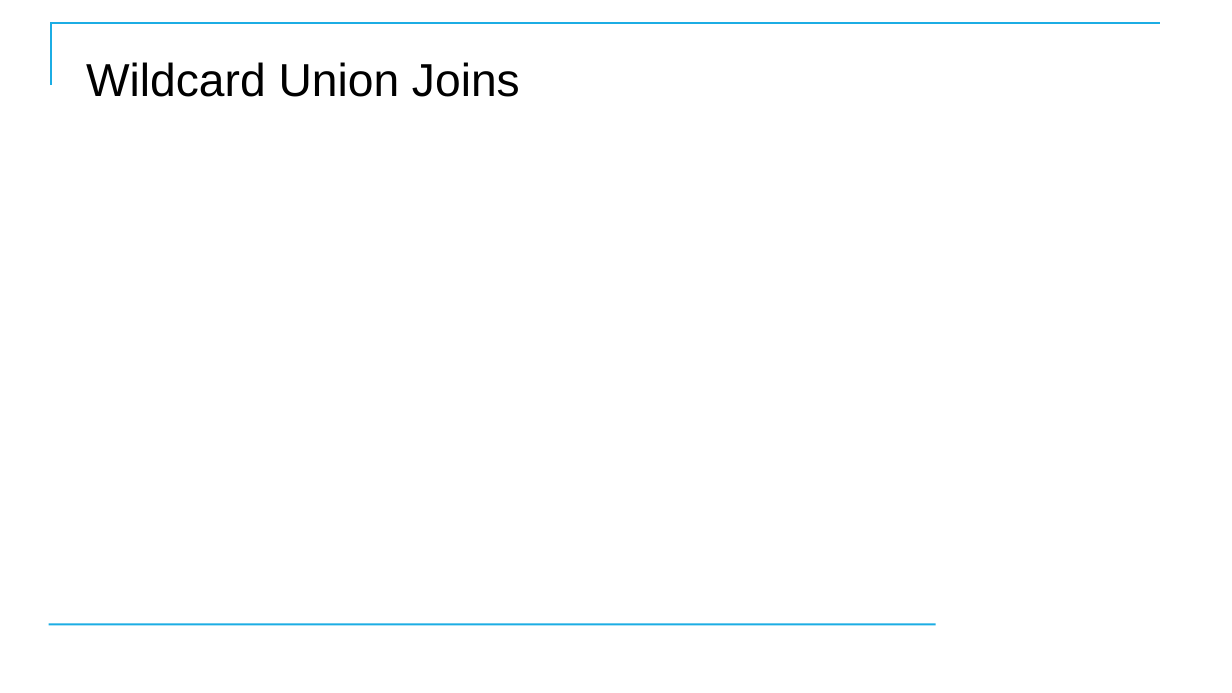
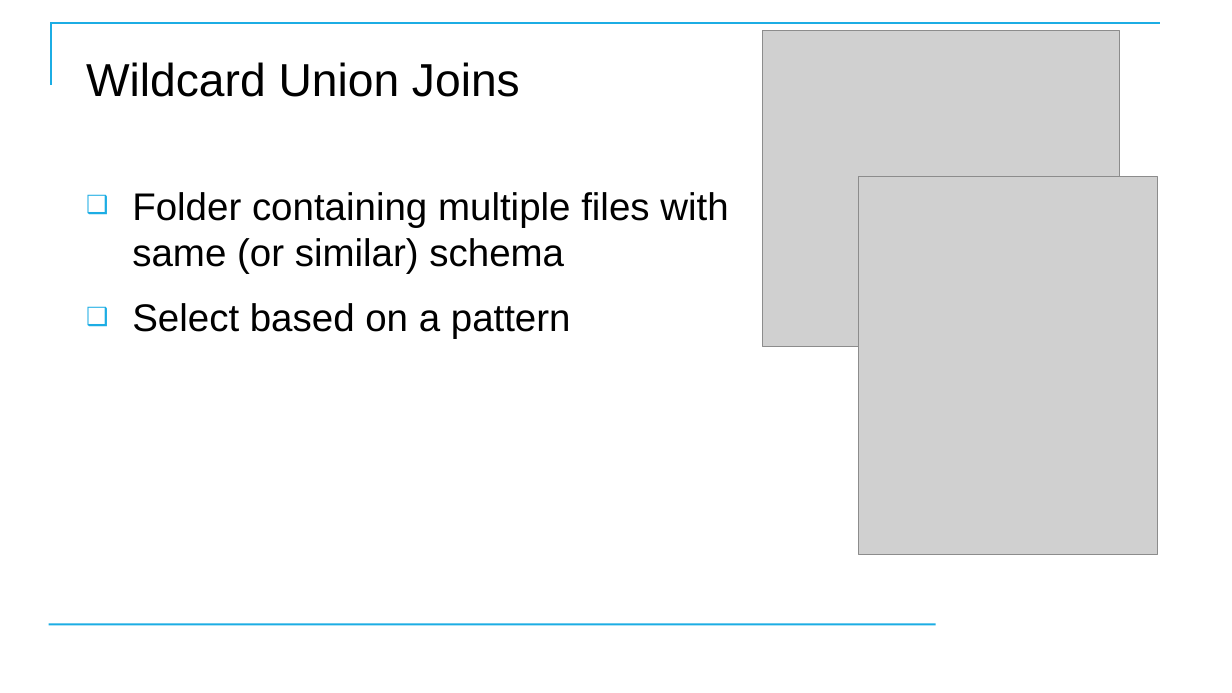
Before and after one commit to CostelloTechnicalConsulting/XTBP10---Tableau-Prep-Introduction, a slide deck: slide 48 of ppt/TableauPrepBuilderIntroV1_1.pptx. Drawn at 1232x693 pixels with LibreOffice and Linux fonts; fonts in the diff are those of the drawing; grey boxes stand for pictures; background and template pictures are left out. Boxes give left, top, right and bottom in pixels: in the first picture for what was removed or moved away, otherwise in the second. Text is boxed around its words. In the diff, an @@ line names an element or a change of style, - is before the commit and + after.

```diff
--- a/ppt/TableauPrepBuilderIntroV1_1.pptx
+++ b/ppt/TableauPrepBuilderIntroV1_1.pptx
@@ picture added at box(762, 30, 1119, 347) @@
@@ picture added at box(859, 177, 1158, 554) @@
@@ text added at box(132, 192, 728, 339), 30 pt, text #000000 @@
+❑ Folder containing multiple files with same (or similar) schema
+❑ Select based on a pattern
```
Also in this commit, not shown: 25 other slides changed, 1 slide added, 1 slide removed, 18 other files.
